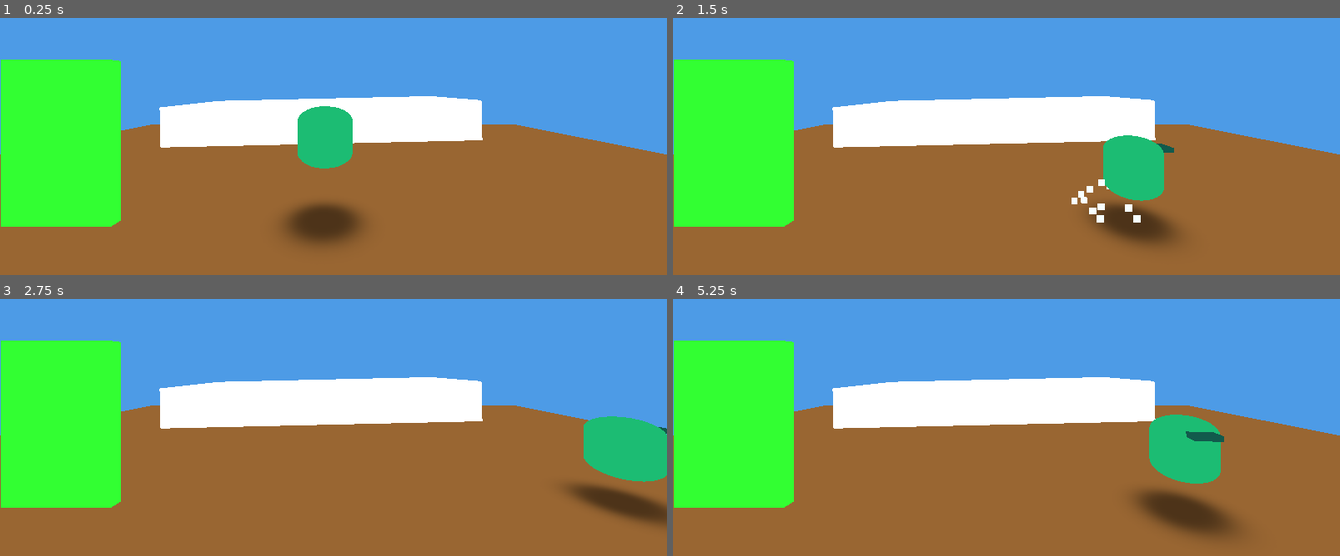
Above: before the commit, frames 1-4 (two rows, left to right).
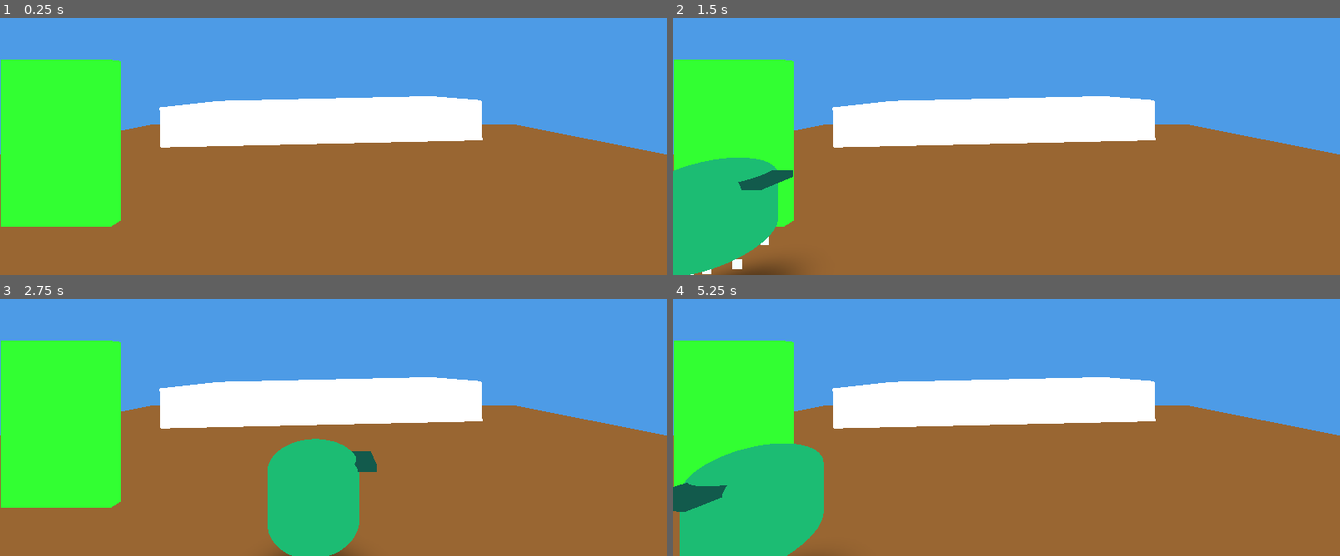
Above: after the commit, the same moments.

Repository: mcthaydt/cabaret-template
Game: Godot game, scene res://scenes/gameplay/interior_house.tscn
Same seed, same stepped clock (60 frames per second), same inputs: the game is played once before the commit and once after it. This scene is started directly instead of the project's main scene.
Inputs (mouse positions are in pixels of both pictures, inside the frame that each line leads up to):
- Up to frame 1 (0.25 s): no input
- Up to frame 2 (1.5 s): tap Enter (ui_accept) at 0.5 s; move the mouse to (1153, 69) at 0.52 s; hold D (move_right) 0.53-1.25 s; tap E (interact) at 0.6 s; click (1153, 69) at 0.67 s; tap Space (jump) at 0.77 s; drag from (873, 105) to (973, 161) at 1.27 s
- Up to frame 3 (2.75 s): move the mouse to (outside the picture) at 2.02 s; hold D (move_right) from 2.03 s (still down); tap Shift (sprint) at 2.1 s; tap E (interact) at 2.3 s
- Up to frame 4 (5.25 s): release D (move_right) at 2.75 s; drag from (973, 442) to (806, 311) at 2.77 s; tap Enter (ui_accept) at 3.5 s; move the mouse to (1206, 424) at 3.52 s; hold A (move_left) 3.53-4.25 s; tap Ctrl at 3.6 s; tap Space (jump) at 3.77 s; tap E (interact) at 3.8, 5.1 s; drag from (806, 311) to (outside the picture) at 4.27 s; move the mouse to (1039, 368) at 5.02 s; hold S (move_backward) from 5.03 s (still down); click (1039, 368) at 5.17 s

The runs differ from the first frame. In frame 1, 3.4% of the frame differs, in the area x 42-55%, y 34-89%; in frame 2, 10%; in frame 3, 10%; in frame 4, 13%, in the area x 0-85%, y 44-100%.

Commit message:
Scene transitions work

Diff:
--- a/scenes/gameplay/exterior.tscn
+++ b/scenes/gameplay/exterior.tscn
@@ -173,16 +173,16 @@
 transform = Transform3D(1, 0, 0, 0, 1, 0, 0, 0, 1, 0, 1, 4.5)
 
 [node name="exit_from_house" type="Node3D" parent="Entities/E_SpawnPoints"]
-transform = Transform3D(1, 0, 0, 0, 1, 0, 0, 0, 1, -5, 0, 0)
+transform = Transform3D(1, 0, 0, 0, 1, 0, 0, 0, 1, 4.8749304, -0.31296825, 1.4028394)
 
 [node name="E_Player" parent="Entities" instance=ExtResource("7_4wxy1")]
-transform = Transform3D(1, 0, 0, 0, 1, 0, 0, 0, 1, -3, 1.9733102, 0)
 
 [node name="E_CameraRoot" parent="Entities" instance=ExtResource("19_ph0bl")]
 transform = Transform3D(1, 0, 0, 0, 1, 0, 0, 0, 1, 0, 1, 4.5)
 
 [node name="E_DoorTrigger" type="Node3D" parent="Entities"]
 transform = Transform3D(1, 0, 0, 0, 1, 0, 0, 0, 1, 5, 0, 0)
+script = ExtResource("16_8qi87")
 
 [node name="C_SceneTriggerComponent" type="Node" parent="Entities/E_DoorTrigger"]
 script = ExtResource("30_trigger")
--- a/scenes/gameplay/interior_house.tscn
+++ b/scenes/gameplay/interior_house.tscn
@@ -167,16 +167,17 @@
 transform = Transform3D(1, 0, 0, 0, 1, 0, 0, 0, 1, 0, 1, 4.5)
 
 [node name="entrance_from_exterior" type="Node3D" parent="Entities/E_SpawnPoints"]
-transform = Transform3D(1, 0, 0, 0, 1, 0, 0, 0, 1, 5, 0, 0)
+transform = Transform3D(1, 0, 0, 0, 1, 0, 0, 0, 1, -5.7111354, -0.40663242, 1.7542708)
 
 [node name="E_Player" parent="Entities" instance=ExtResource("7_4wxy1")]
-transform = Transform3D(1, 0, 0, 0, 1, 0, 0, 0, 1, -0.15322971, 1.9733102, 0)
+transform = Transform3D(1, 0, 0, 0, 1, 0, 0, 0, 1, -5.8583775, 1.0887601, 1.7809162)
 
 [node name="E_CameraRoot" parent="Entities" instance=ExtResource("19_ph0bl")]
 transform = Transform3D(1, 0, 0, 0, 1, 0, 0, 0, 1, 0, 1, 4.5)
 
 [node name="E_DoorTrigger" type="Node3D" parent="Entities"]
 transform = Transform3D(1, 0, 0, 0, 1, 0, 0, 0, 1, -5, 0, 0)
+script = ExtResource("16_8qi87")
 
 [node name="C_SceneTriggerComponent" type="Node" parent="Entities/E_DoorTrigger"]
 script = ExtResource("30_trigger")
--- a/scripts/ecs/components/c_scene_trigger_component.gd
+++ b/scripts/ecs/components/c_scene_trigger_component.gd
@@ -83,7 +83,12 @@
 	_trigger_area.collision_layer = 0  # Don't collide with anything
 	_trigger_area.collision_mask = 1   # Detect layer 1 (player)
 	_trigger_area.monitoring = true    # Explicitly enable detection
-	add_child(_trigger_area)
+	# Reparent under the door Node3D so the area inherits the door's transform
+	var door_node := get_parent() as Node3D
+	if door_node != null:
+		door_node.call_deferred("add_child", _trigger_area)
+	else:
+		call_deferred("add_child", _trigger_area)
 
 	# Create collision shape (box)
 	var collision_shape := CollisionShape3D.new()
@@ -91,7 +96,8 @@
 	# Offset upward to match player hover height (1.5m)
 	collision_shape.position = Vector3(0, 1.5, 0)
 	var box_shape := BoxShape3D.new()
-	box_shape.size = Vector3(2.0, 4.0, 2.0)  # Taller box for better detection (y=-0.5 to y=+3.5)
+	# Match DoorVisual dimensions: size = Vector3(2, 3, 0.2)
+	box_shape.size = Vector3(2.0, 3.0, 0.2)
 	collision_shape.shape = box_shape
 	_trigger_area.add_child(collision_shape)
 
@@ -111,41 +117,16 @@
 ## Callback when body enters trigger area
 func _on_body_entered(body: Node3D) -> void:
 	# Check if it's the player (check body or its owner for "player" group)
-	print_debug("[SceneTrigger] body_entered: ", body,
-		" in_player_zone_before=", _player_in_zone,
-		" cooldown_remaining=", _cooldown_remaining,
-		" pending=", _pending_transition,
-		" trigger_mode=", trigger_mode)
 	if _is_player(body):
 		_player_in_zone = true
-
-		# Log spatial relation between player and trigger area
-		var door_node := get_parent() as Node3D
-		var area_center: Vector3
-		if _trigger_area != null:
-			area_center = _trigger_area.global_transform.origin + Vector3(0, 1.5, 0)
-		elif door_node != null:
-			area_center = door_node.global_position + Vector3(0, 1.5, 0)
-		else:
-			area_center = Vector3.ZERO
-		var player_body := _find_player_body()
-		if player_body != null:
-			var diff: Vector3 = player_body.global_position - area_center
-			var within: bool = (absf(diff.x) <= 1.0 and absf(diff.y) <= 2.0 and absf(diff.z) <= 1.0)
-			print_debug("[SceneTrigger] area_center=", area_center, " player_pos=", player_body.global_position, " diff=", diff, " within_box=", within)
 		# If AUTO mode, trigger transition immediately
 		if trigger_mode == TriggerMode.AUTO and _can_trigger():
 			_trigger_transition()
-		else:
-			print_debug("[SceneTrigger] body_entered: player but cannot trigger; mode=", trigger_mode)
-	else:
-		print_debug("[SceneTrigger] body_entered: non-player body=", body)
 
 ## Callback when body exits trigger area
 func _on_body_exited(body: Node3D) -> void:
 	if _is_player(body):
 		_player_in_zone = false
-		print_debug("[SceneTrigger] body_exited: ", body)
 
 ## Check if body belongs to player entity
 func _is_player(body: Node3D) -> bool:
@@ -162,21 +143,16 @@
 	var owner_node := body.owner
 	if owner_node != null and owner_node.is_in_group("player"):
 		return true
-
-	print_debug("[SceneTrigger] _is_player: NOT player; body=", body, " parent=", body.get_parent())
 	return false
 
 ## Check if trigger can fire (not on cooldown)
 func _can_trigger() -> bool:
 	if not _armed:
-		print_debug("[SceneTrigger] _can_trigger: false (not armed)")
 		return false
 	if _pending_transition:
-		print_debug("[SceneTrigger] _can_trigger: false (pending_transition)")
 		return false
 
 	if _cooldown_remaining > 0.0:
-		print_debug("[SceneTrigger] _can_trigger: false (cooldown ", _cooldown_remaining, ")")
 		return false
 
 	# Guard against re-entry while a scene transition is underway
@@ -184,7 +160,6 @@
 	if store != null:
 		var scene_state: Dictionary = store.get_slice(StringName("scene"))
 		if scene_state.get("is_transitioning", false):
-			print_debug("[SceneTrigger] _can_trigger: false (scene.is_transitioning)")
 			return false
 
 	# Also check SceneManager if available
@@ -192,7 +167,6 @@
 	if managers.size() > 0:
 		var mgr = managers[0]
 		if mgr != null and mgr.has_method("is_transitioning") and mgr.is_transitioning():
-			print_debug("[SceneTrigger] _can_trigger: false (manager.is_transitioning)")
 			return false
 
 	return true
@@ -227,9 +201,6 @@
 		door_id
 	)
 	var transition_type: String = door_data.get("transition_type", "fade")
-	print_debug("[SceneTrigger] triggering: door_id=", door_id, " target_scene=", target_scene_id,
-		" spawn=", target_spawn_point, " current_scene=", _get_current_scene_id(store),
-		" transition_type=", transition_type)
 	scene_manager.transition_to_scene(target_scene_id, transition_type, scene_manager.Priority.HIGH)
 
 	# Start cooldown after dispatching to prevent immediate re-trigger
@@ -249,14 +220,3 @@
 func trigger_interact() -> void:
 	if _player_in_zone and _can_trigger():
 		_trigger_transition()
-
-## Helper: find the player's CharacterBody3D for logging
-func _find_player_body() -> CharacterBody3D:
-	var players: Array = get_tree().get_nodes_in_group("player")
-	if players.is_empty():
-		return null
-	var root := players[0] as Node
-	if root == null:
-		return null
-	var body_node := root.find_child("Player_Body", true, false)
-	return body_node as CharacterBody3D
Not shown: 1 places in scenes/gameplay/exterior.tscn that only renumber resources
Not shown: 1 places in scenes/gameplay/interior_house.tscn that only renumber resources
